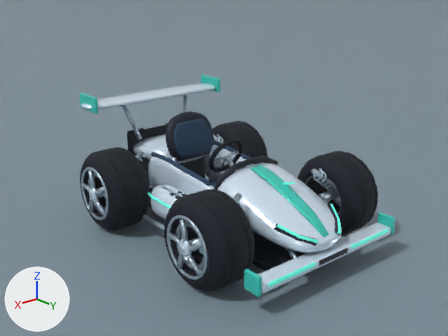
The Blender file art/lumo_kart/blender/karts/aurora_glider.blend, before and after one commit.
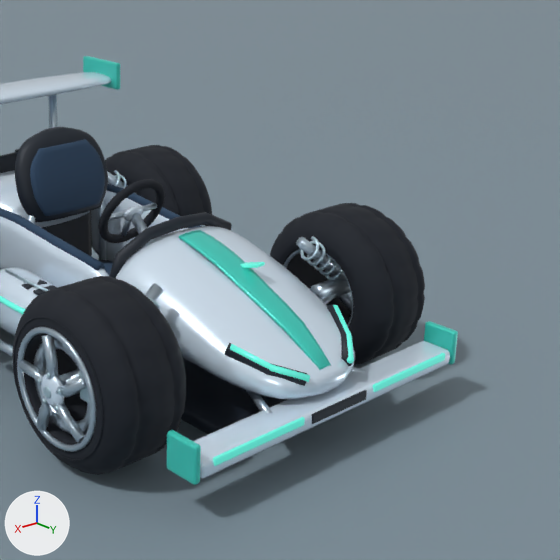
Each version is shown from the file's camera 'ReviewCamera', then close up on the part from 35% to 100% of the width and 14% to 100% of the height. Arrows for +X, +Y and +Z are at lower left; the lights stay in place. The last two pictures show the newer version.

Before the edit, the objects in view are built like this:
```python
ob_frontwing = bpy.data.objects.new('FrontWing', me_cube_020)
ob_frontwing.parent = ob_coachwork
ob_frontwing.location = (0.0, 1.165, 0.2)
ob_frontwingendplate = bpy.data.objects.new('FrontWingEndplate', me_cube_005)
ob_frontwingendplate.parent = ob_coachwork
ob_frontwingendplate.location = (-0.8, 1.165, 0.235)
ob_frontwingendplate_001 = bpy.data.objects.new('FrontWingEndplate.001', me_cube_014)
ob_frontwingendplate_001.parent = ob_coachwork
ob_frontwingendplate_001.location = (0.8, 1.165, 0.235)
ob_frontwingintake = bpy.data.objects.new('FrontWingIntake', me_cube_021)
ob_frontwingintake.parent = ob_coachwork
ob_frontwingintake.location = (0.0, 1.239, 0.212)
ob_frontwinglight = bpy.data.objects.new('FrontWingLight', me_cube_006)
ob_frontwinglight.parent = ob_coachwork
ob_frontwinglight.location = (-0.47, 1.239, 0.222)
ob_frontwinglight_001 = bpy.data.objects.new('FrontWingLight.001', me_cube_015)
ob_frontwinglight_001.parent = ob_coachwork
ob_frontwinglight_001.location = (0.47, 1.239, 0.222)
ob_tyrecloseddirectional_001 = bpy.data.objects.new('TyreClosedDirectional.001', me_tyrecloseddirectional_mesh_001)
ob_tyrecloseddirectional_001.parent = ob_wheel_rl
ob_tyrecloseddirectional_001.location = (0.0, 0.0, 0.0)
# also in view: 'BrakeDisc_FR' at (0.84, 0.66, 0.35); 'DashHoop' at (0.0, 0.32, 0.6); 'NoseStripe' at (0.0, 0.78, 0.51); 'NoseFairing' at (0.0, 0.75, 0.45); 'MouldedSidewallRib_FR' at (0.89, 0.66, 0.35)
```
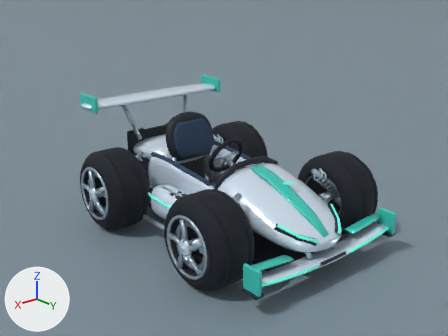
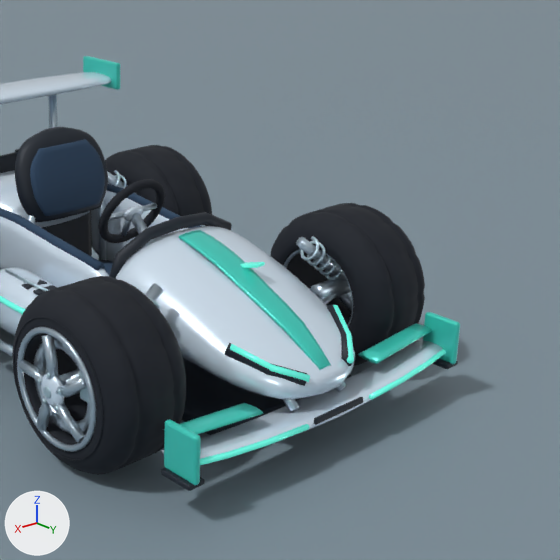
Boxes (x1, y1, x2, y2) around the edits, measured in the close-ups (560 x 560 px):
'FrontWing', reshaped, moved: before (194, 341, 450, 478); after (161, 339, 443, 459)
'FrontWingEndplate.001', reshaped, moved (9% wider, 20% taller): before (167, 430, 201, 485); after (164, 419, 201, 485)
'FrontWingEndplate', moved: before (424, 321, 458, 365); after (423, 312, 460, 364)
'FrontWingLight.001', reshaped, moved (18% wider, 16% shorter): before (213, 417, 305, 466); after (200, 424, 309, 465)
'FrontWingFlap.001', added (cyan): after (164, 403, 264, 434)
'FrontWingFlap', added (cyan): after (358, 324, 432, 364)
'FrontWingLight', reshaped, moved (7% wider, 30% taller): before (373, 353, 445, 392); after (369, 349, 446, 400)
'FrontWingIntake', moved, rescaled (12% narrower, 17% shorter): before (311, 390, 367, 424); after (314, 397, 363, 425)
'FrontWingEndplateFoot.001', added: after (161, 468, 205, 491)
'FrontWingEndplateFoot', added: after (432, 358, 458, 369)
part 1 of me_cube_006, deleted (cyan): before (373, 353, 445, 392)
part 2 of me_cube_006, added: after (369, 349, 446, 400)
part 4 of me_cube_015, deleted (cyan): before (213, 417, 305, 466)
part 5 of me_cube_015, added (cyan): after (200, 424, 309, 465)
part 6 of me_cube_020, added: after (161, 339, 443, 459)
part 7 of me_cube_020, deleted: before (194, 341, 450, 478)

Patch to the scene script:
```diff
--- a/art/lumo_kart/blender/karts/aurora_glider.blend.py
+++ b/art/lumo_kart/blender/karts/aurora_glider.blend.py
@@ me_cube_006 @@
 # used by ob_frontwinglight; parent = ob_coachwork; location = (-0.47, 1.239, 0.222)
-me_cube_006.from_pydata(...)  # 96 vertices, 98 faces; spans x -0.25..0.25, y -0.007..0.007, z -0.016..0.016
+me_cube_006.from_pydata(...)  # 24 vertices, 20 faces; spans x -0.761..-0.2, y 1.199..1.254, z 0.183..0.231
+# me_cube_006 part 1: 96 vertices removed from x -0.25..0.25, y -0.007..0.007, z -0.016..0.016
+# me_cube_006 part 2: 24 vertices added at x -0.761..-0.2, y 1.199..1.254, z 0.183..0.231
 me_cube_006.materials.append(mat_insetcyanlens)
@@ me_cube_014 @@
 # used by ob_frontwingendplate_001; parent = ob_coachwork; location = (0.8, 1.165, 0.235)
-me_cube_014.from_pydata(...)  # 96 vertices, 98 faces; spans x -0.018..0.018, y -0.075..0.075, z -0.075..0.075
+me_cube_014.from_pydata(...)  # 96 vertices, 98 faces; spans x -0.017..0.017, y -0.083..0.083, z -0.095..0.095
+# me_cube_014 part 3: 96 of 96 vertices moved; they spanned x -0.018..0.018, y -0.075..0.075, z -0.075..0.075 and now span x -0.017..0.017, y -0.083..0.083, z -0.095..0.095; mean shift (0.0, 0.0, 0.0)
 me_cube_014.materials.append(mat_ceramicpearl)
@@ me_cube_015 @@
 # used by ob_frontwinglight_001; parent = ob_coachwork; location = (0.47, 1.239, 0.222)
-me_cube_015.from_pydata(...)  # 96 vertices, 98 faces; spans x -0.25..0.25, y -0.007..0.007, z -0.016..0.016
+me_cube_015.from_pydata(...)  # 24 vertices, 20 faces; spans x 0.2..0.761, y 1.199..1.254, z 0.183..0.231
+# me_cube_015 part 4: 96 vertices removed from x -0.25..0.25, y -0.007..0.007, z -0.016..0.016
+# me_cube_015 part 5: 24 vertices added at x 0.2..0.761, y 1.199..1.254, z 0.183..0.231
 me_cube_015.materials.append(mat_insetcyanlens)
@@ me_cube_020 @@
 # used by ob_frontwing; parent = ob_coachwork; location = (0.0, 1.165, 0.2)
-me_cube_020.from_pydata(...)  # 96 vertices, 98 faces; spans x -0.78..0.78, y -0.08..0.08, z -0.04..0.04
+me_cube_020.from_pydata(...)  # 204 vertices, 194 faces; spans x -0.8..0.8, y 1.05..1.25, z 0.16..0.23
+# me_cube_020 part 6: 204 vertices added at x -0.8..0.8, y 1.05..1.25, z 0.16..0.23
+# me_cube_020 part 7: 96 vertices removed from x -0.78..0.78, y -0.08..0.08, z -0.04..0.04
 me_cube_020.materials.append(mat_aurora_glider_paint)
@@ me_cube_021 @@
 # used by ob_frontwingintake; parent = ob_coachwork; location = (0.0, 1.239, 0.212)
-me_cube_021.from_pydata(...)  # 96 vertices, 98 faces; spans x -0.17..0.17, y -0.006..0.006, z -0.02..0.02
+me_cube_021.from_pydata(...)  # 96 vertices, 98 faces; spans x -0.15..0.15, y -0.007..0.007, z -0.013..0.013
+# me_cube_021 part 8: the whole mesh is scaled about its middle by (0.88, 1.24, 0.599)
 me_cube_021.materials.append(mat_graphitecomposite)
@@ ob_frontwingendplate @@
 ob_frontwingendplate.parent = ob_coachwork
-ob_frontwingendplate.location = (-0.8, 1.165, 0.235)
+ob_frontwingendplate.location = (-0.805, 1.163, 0.255)
@@ ob_frontwinglight @@
 ob_frontwinglight.parent = ob_coachwork
-ob_frontwinglight.location = (-0.47, 1.239, 0.222)
+ob_frontwinglight.location = (0.0, 0.0, 0.0)
@@ ob_frontwingendplate_001 @@
 ob_frontwingendplate_001.parent = ob_coachwork
-ob_frontwingendplate_001.location = (0.8, 1.165, 0.235)
+ob_frontwingendplate_001.location = (0.805, 1.163, 0.255)
@@ ob_frontwinglight_001 @@
 ob_frontwinglight_001.parent = ob_coachwork
-ob_frontwinglight_001.location = (0.47, 1.239, 0.222)
+ob_frontwinglight_001.location = (0.0, 0.0, 0.0)
@@ ob_frontwing @@
 ob_frontwing.parent = ob_coachwork
-ob_frontwing.location = (0.0, 1.165, 0.2)
+ob_frontwing.location = (0.0, 0.0, 0.0)
@@ ob_frontwingintake @@
 ob_frontwingintake.parent = ob_coachwork
-ob_frontwingintake.location = (0.0, 1.239, 0.212)
+ob_frontwingintake.location = (0.0, 1.238, 0.196)
@@ ob_frontwingendplatefoot_001 @@
+ob_frontwingendplatefoot_001 = bpy.data.objects.new('FrontWingEndplateFoot.001', me_cube_015_1)  # 96 vertices, 98 faces; spans x -0.042..0.042, y -0.075..0.075, z -0.012..0.012; in mat_graphitecomposite (dark blue #16202c)
+ob_frontwingendplatefoot_001.parent = ob_coachwork
+ob_frontwingendplatefoot_001.location = (0.8, 1.163, 0.158)
@@ ob_frontwingflap_001 @@
+ob_frontwingflap_001 = bpy.data.objects.new('FrontWingFlap.001', me_frontwingflap_mesh_001)  # 60 vertices, 52 faces; spans x 0.36..0.78, y 1.04..1.158, z 0.252..0.294; in mat_ceramicpearl (cyan #3fd0c0)
+ob_frontwingflap_001.parent = ob_coachwork
+ob_frontwingflap_001.location = (0.0, 0.0, 0.0)
@@ ob_frontwingendplatefoot @@
+ob_frontwingendplatefoot = bpy.data.objects.new('FrontWingEndplateFoot', me_cube_006_1)  # 96 vertices, 98 faces; spans x -0.042..0.042, y -0.075..0.075, z -0.012..0.012; in mat_graphitecomposite (dark blue #16202c)
+ob_frontwingendplatefoot.parent = ob_coachwork
+ob_frontwingendplatefoot.location = (-0.8, 1.163, 0.158)
@@ ob_frontwingflap @@
+ob_frontwingflap = bpy.data.objects.new('FrontWingFlap', me_frontwingflap_mesh)  # 60 vertices, 52 faces; spans x -0.78..-0.36, y 1.04..1.158, z 0.252..0.294; in mat_ceramicpearl (cyan #3fd0c0)
+ob_frontwingflap.parent = ob_coachwork
+ob_frontwingflap.location = (0.0, 0.0, 0.0)
```
